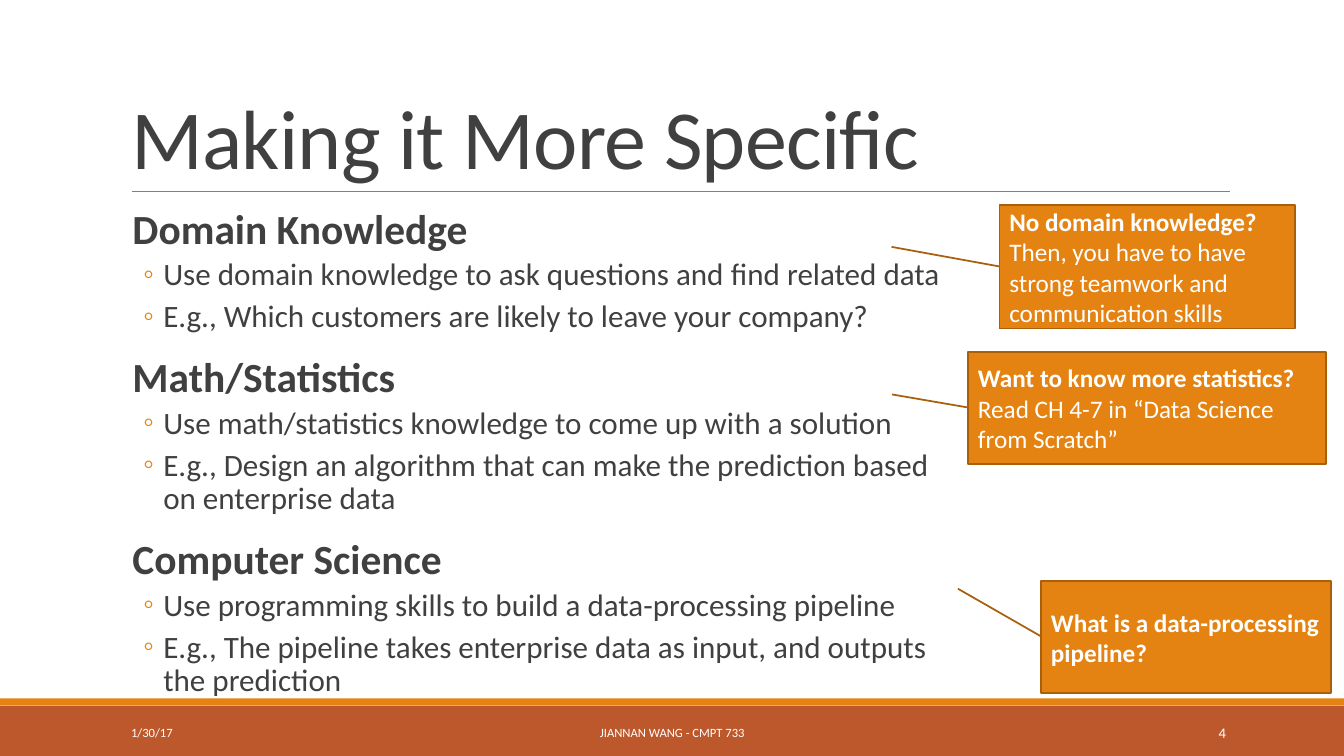
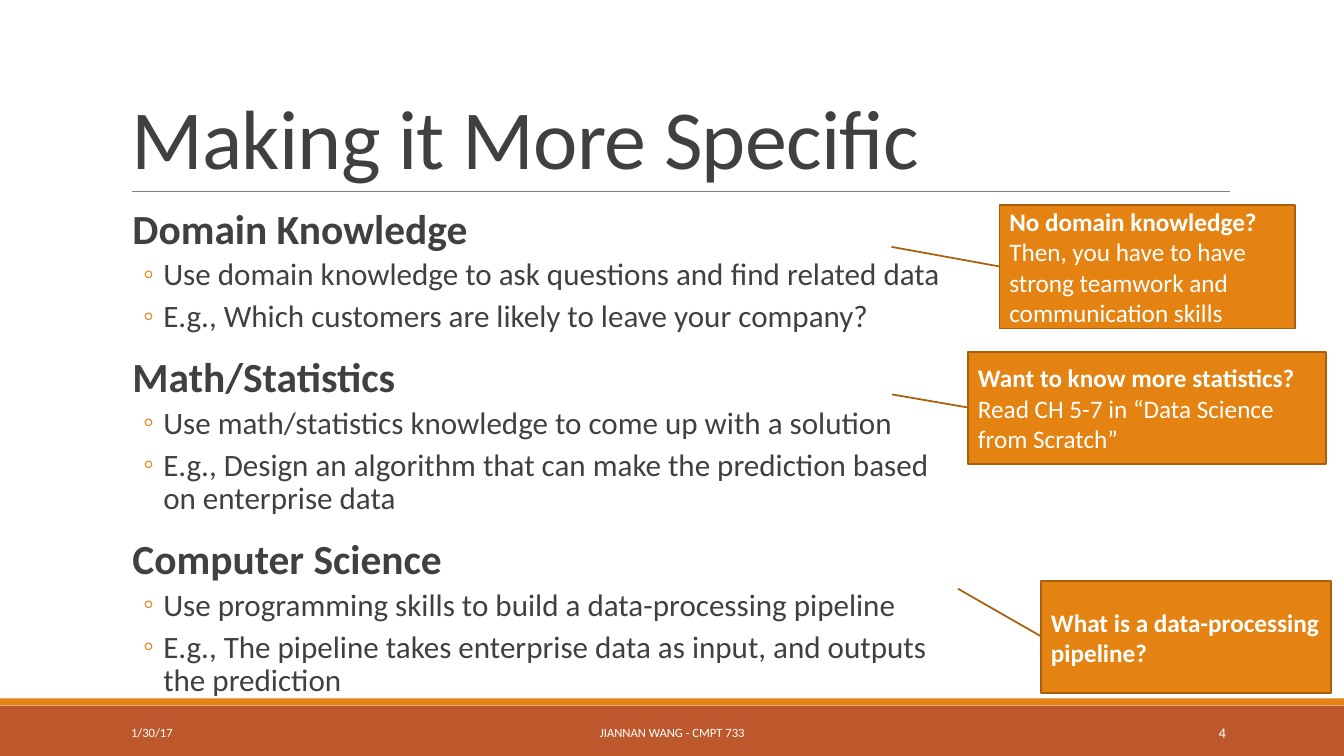
Before and after one commit to ZhensongQian/cmpt733, a slide deck: slide 4 of Lectures/Lec4/lec4.pptx. Drawn at 1344x756 pixels with LibreOffice and Linux fonts; fonts in the diff are those of the drawing. Boxes give left, top, right and bottom in pixels: in the first picture for what was removed or moved away, otherwise in the second. Text is boxed around its words. In the diff, an @@ line names an element or a change of style, - is before the commit and + after.

```diff
--- a/Lectures/Lec4/lec4.pptx
+++ b/Lectures/Lec4/lec4.pptx
@@ text in border callout at (x1=978, y1=400, x2=1274, y2=448): text changed @@
-Read CH 4-7 in “Data Science from Scratch”
+Read CH 5-7 in “Data Science from Scratch”
```
Also in this commit, not shown: 2 other slides changed, 2 other files.
